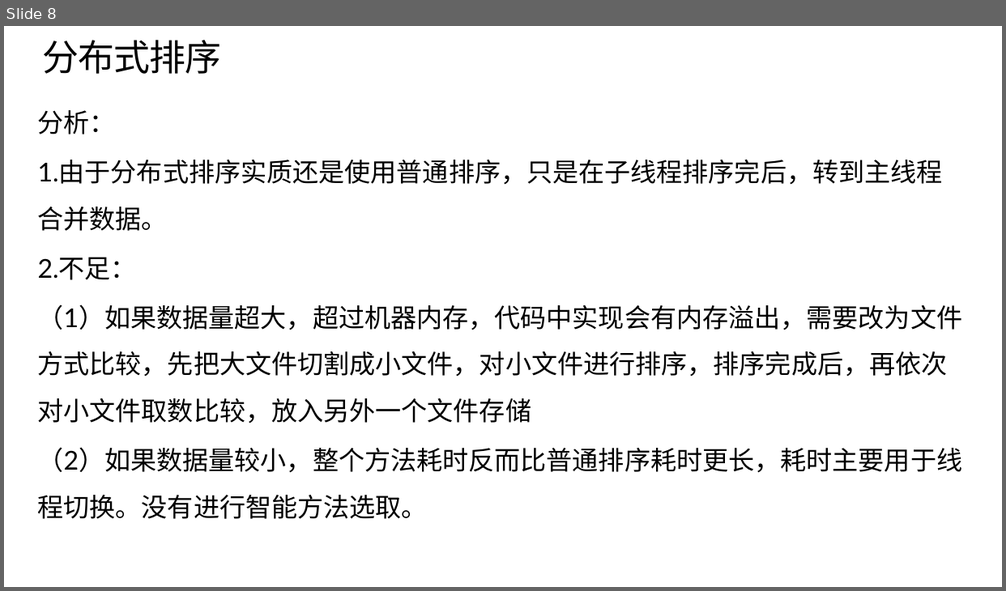
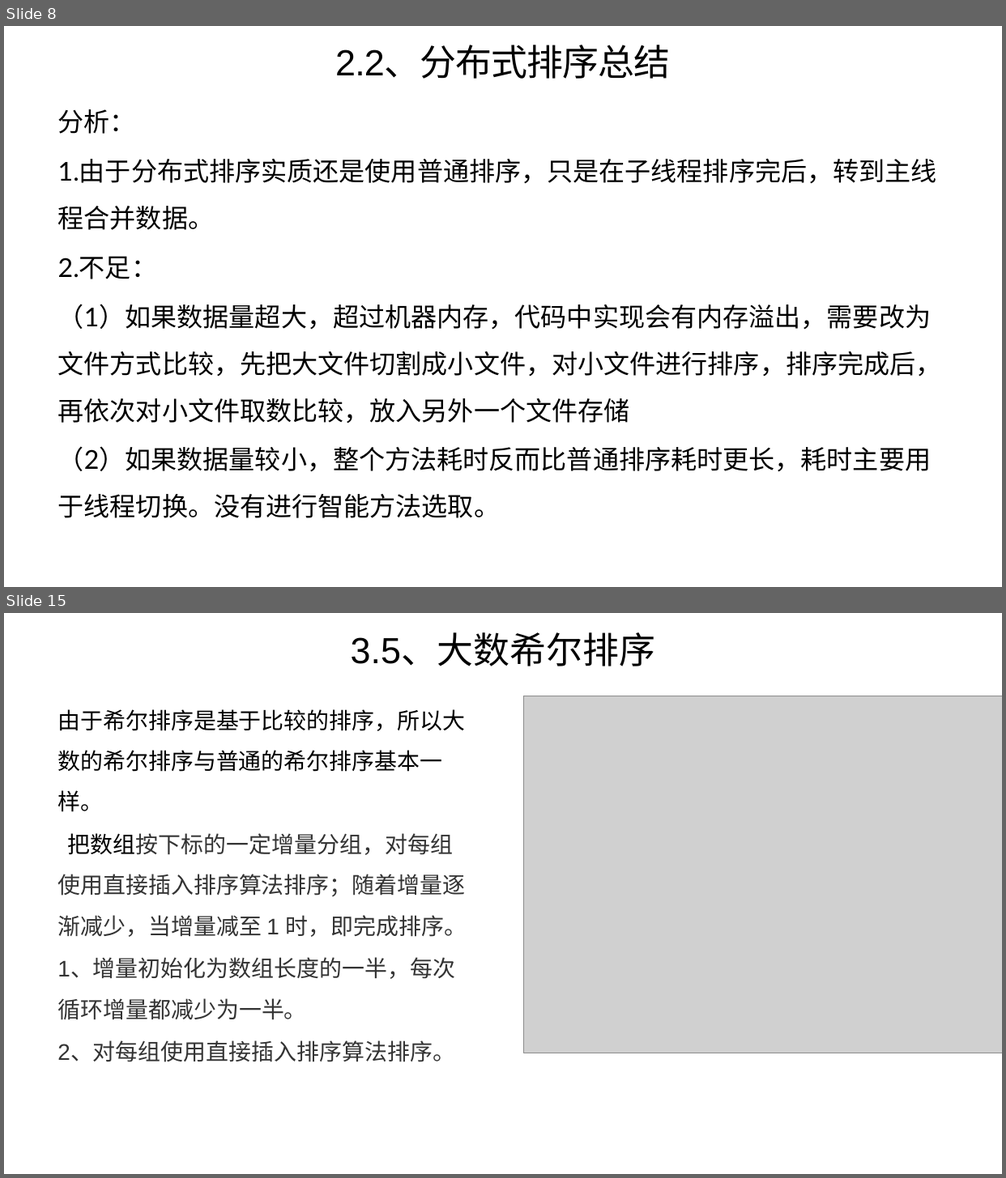
Before and after one commit to wanggy820/algorithm, a slide deck: 答辩报告.pptx. Shown one above the other, each under a label of ours: slide 8 before the commit, slides 8 and 15 after it; the slides between them are not shown. The pictures are 1006x591 and 1006x1178 pixels, drawn with LibreOffice and Linux fonts; fonts in the diff are those of the drawing; grey boxes stand for pictures. Boxes give left, top, right and bottom in pixels: in the first picture for what was removed or moved away, otherwise in the second. Text is boxed around its words. In the diff, an @@ line names an element or a change of style, - is before the commit and + after.

```diff
--- a/答辩报告.pptx
+++ b/答辩报告.pptx
@@ slide 15 added at (4, 613, 1002, 1174), background #FFFFFF @@
@@ title added at (351, 635, 655, 666), 70 pt, text #000000 @@
+3.5、大数希尔排序
@@ text added at (57, 709, 467, 1063), 43.5 pt, text #333333 @@
+由于希尔排序是基于比较的排序，所以大数的希尔排序与普通的希尔排序基本一样。
+把数组按下标的一定增量分组，对每组使用直接插入排序算法排序；随着增量逐渐减少，当增量减至 1 时，即完成排序。
+1、增量初始化为数组长度的一半，每次循环增量都减少为一半。
+2、对每组使用直接插入排序算法排序。
@@ picture added at (524, 696, 1002, 1053) @@
@@ slide 8 changed as well @@
@@ title at (335, 46, 671, 79): text changed @@
-分布式排序
+2.2、分布式排序总结
@@ text "分析：" rewrapped from (38, 110, 963, 519) to (58, 109, 942, 518) @@
```
Also in this commit, not shown: 7 other slides changed, 7 other slides added, 1 other file.
